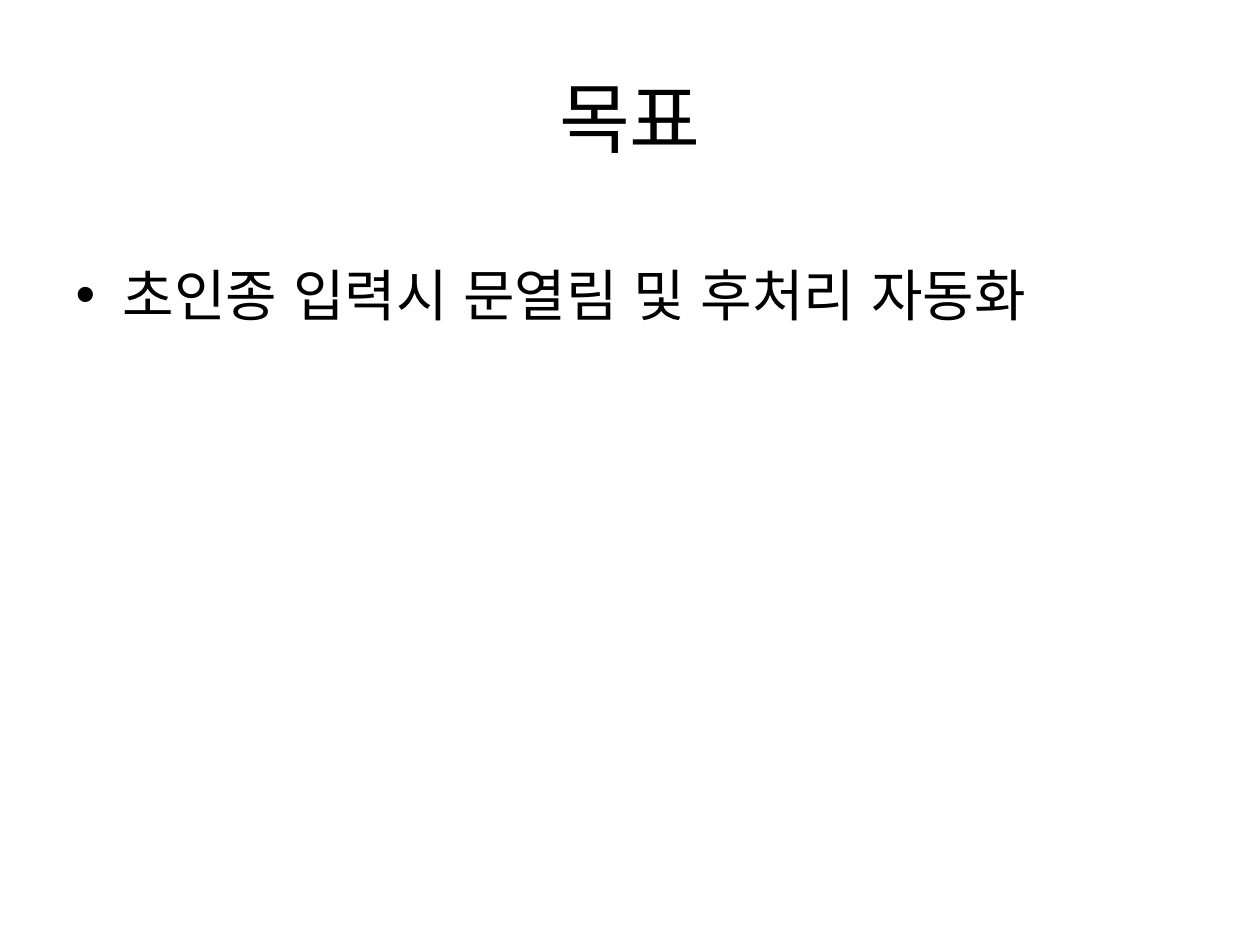
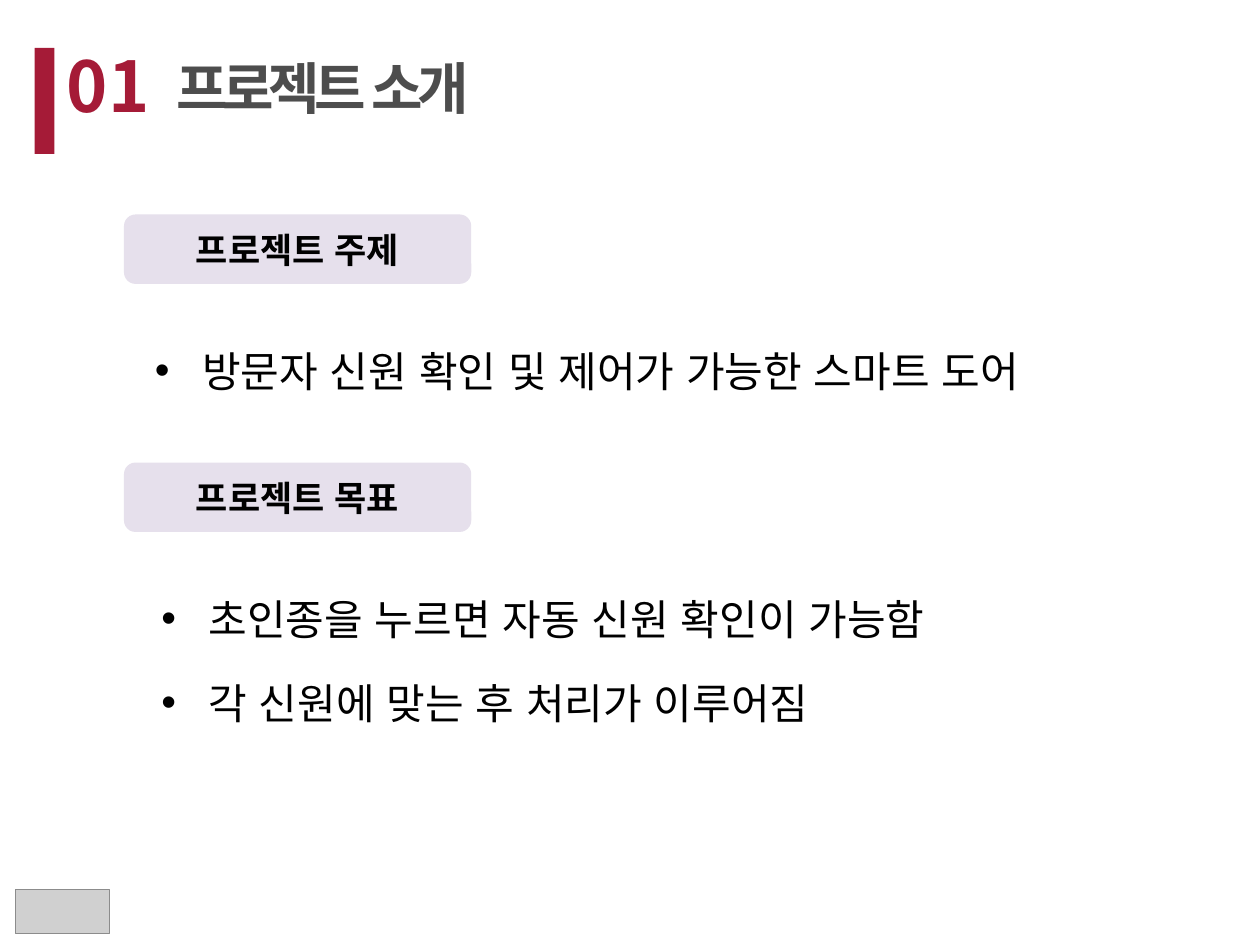
Before and after one commit to choitom/LG_SW_SMART_DOOR, a slide deck: slide 4 of smart_door.pptx (slide 3 before the commit). Drawn at 1260x945 pixels with LibreOffice and Linux fonts; fonts in the diff are those of the drawing; grey boxes stand for pictures. Boxes give left, top, right and bottom in pixels: in the first picture for what was removed or moved away, otherwise in the second. Text is boxed around its words. In the diff, an @@ line names an element or a change of style, - is before the commit and + after.

```diff
--- a/smart_door.pptx
+++ b/smart_door.pptx
@@ rectangle added at bbox=[35, 48, 55, 154], fill #A51B37 @@
@@ text added at bbox=[67, 59, 150, 113], 40 pt, text #A51B37, bold @@
+01
@@ text added at bbox=[176, 62, 470, 114], 32 pt, text #4D4D4D, bold @@
+프로젝트 소개
@@ title removed at bbox=[559, 86, 701, 153] @@
-목표
@@ rounded rectangle added at bbox=[123, 214, 471, 284], fill #E6E0EC, 20 pt, text #000000, bold @@
+프로젝트 주제
@@ text at bbox=[202, 352, 1019, 391]: text changed; size 32 to 24 pt @@
-• 초인종 입력시 문열림 및 후처리 자동화
+• 방문자 신원 확인 및 제어가 가능한 스마트 도어
@@ rounded rectangle added at bbox=[123, 462, 471, 532], fill #E6E0EC, 20 pt, text #000000, bold @@
+프로젝트 목표
@@ text added at bbox=[209, 600, 924, 723], 24 pt, text #000000 @@
+• 초인종을 누르면 자동 신원 확인이 가능함
+• 각 신원에 맞는 후 처리가 이루어짐
@@ picture added at bbox=[15, 890, 110, 934] @@
```
Also in this commit, not shown: 3 other slides changed, 15 slides added, 4 slides removed.
